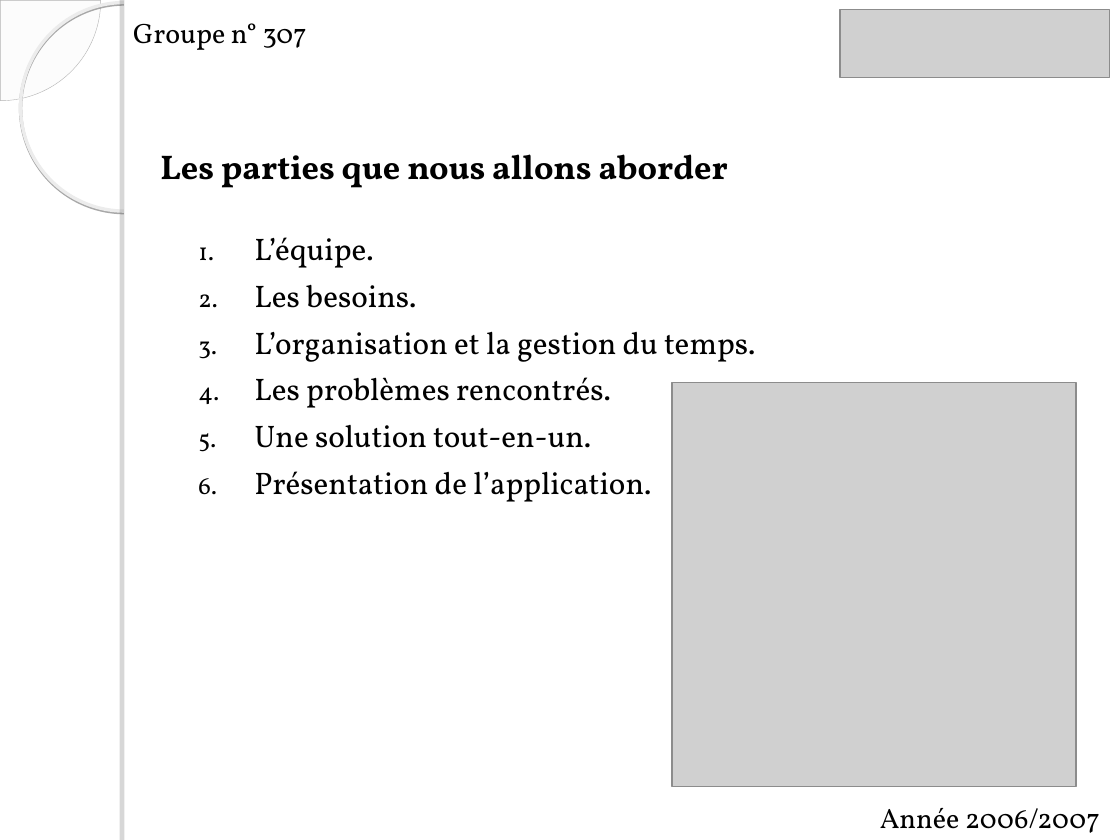
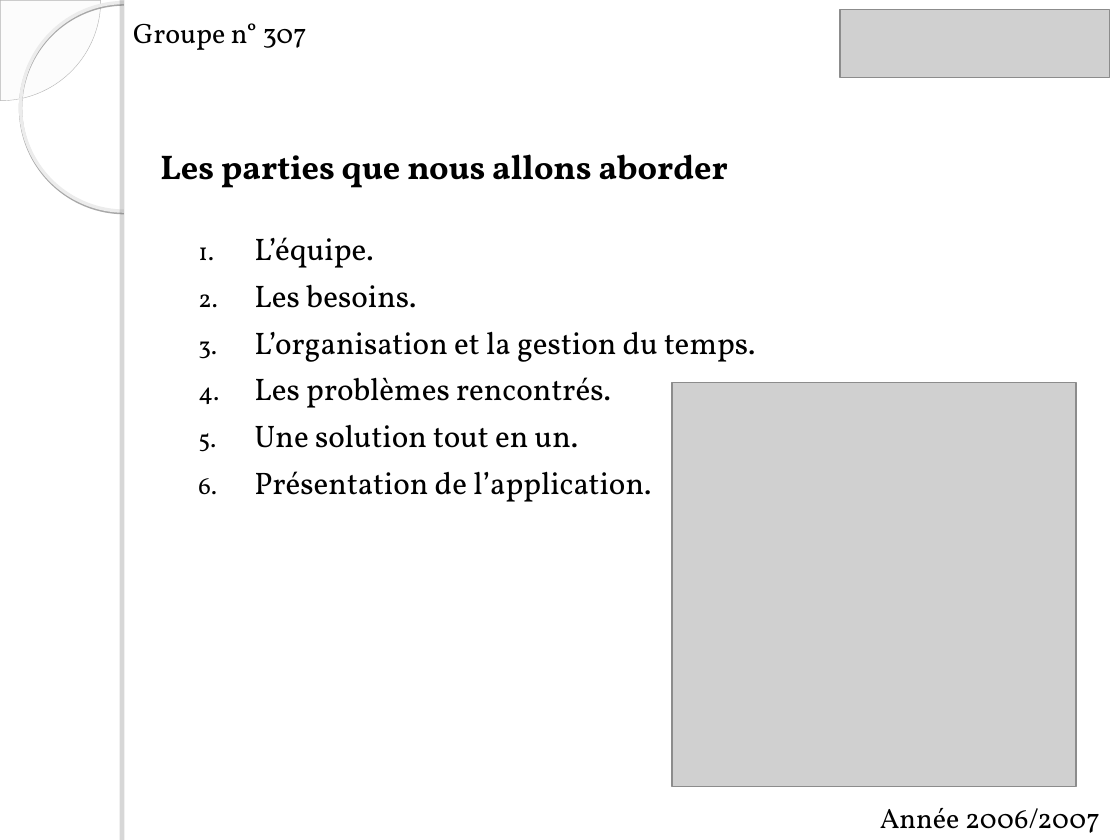
Before and after one commit to itsChris/abyss-project, a slide deck: slide 2 of ABYSS/doc/soutenance skar.ppt. Drawn at 1120x840 pixels with LibreOffice and Linux fonts; fonts in the diff are those of the drawing; grey boxes stand for pictures; background and template pictures are left out. Boxes give left, top, right and bottom in pixels: in the first picture for what was removed or moved away, otherwise in the second. Text is boxed around its words. In the diff, an @@ line names an element or a change of style, - is before the commit and + after.

```diff
--- a/ABYSS/doc/soutenance skar.ppt
+++ b/ABYSS/doc/soutenance skar.ppt
@@ text at [254,425,579,448]: text changed @@
-5. Une solution tout-en-un.
+5. Une solution tout en un.
```
